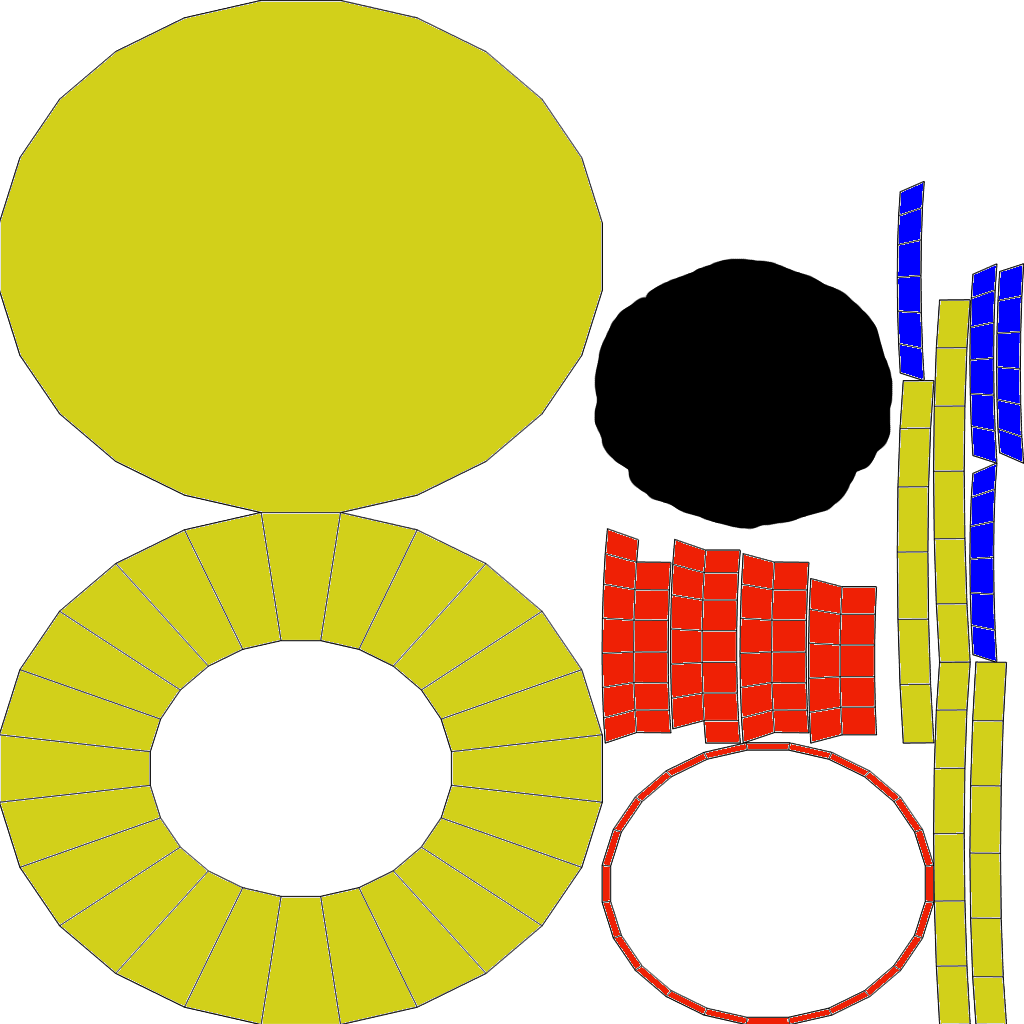
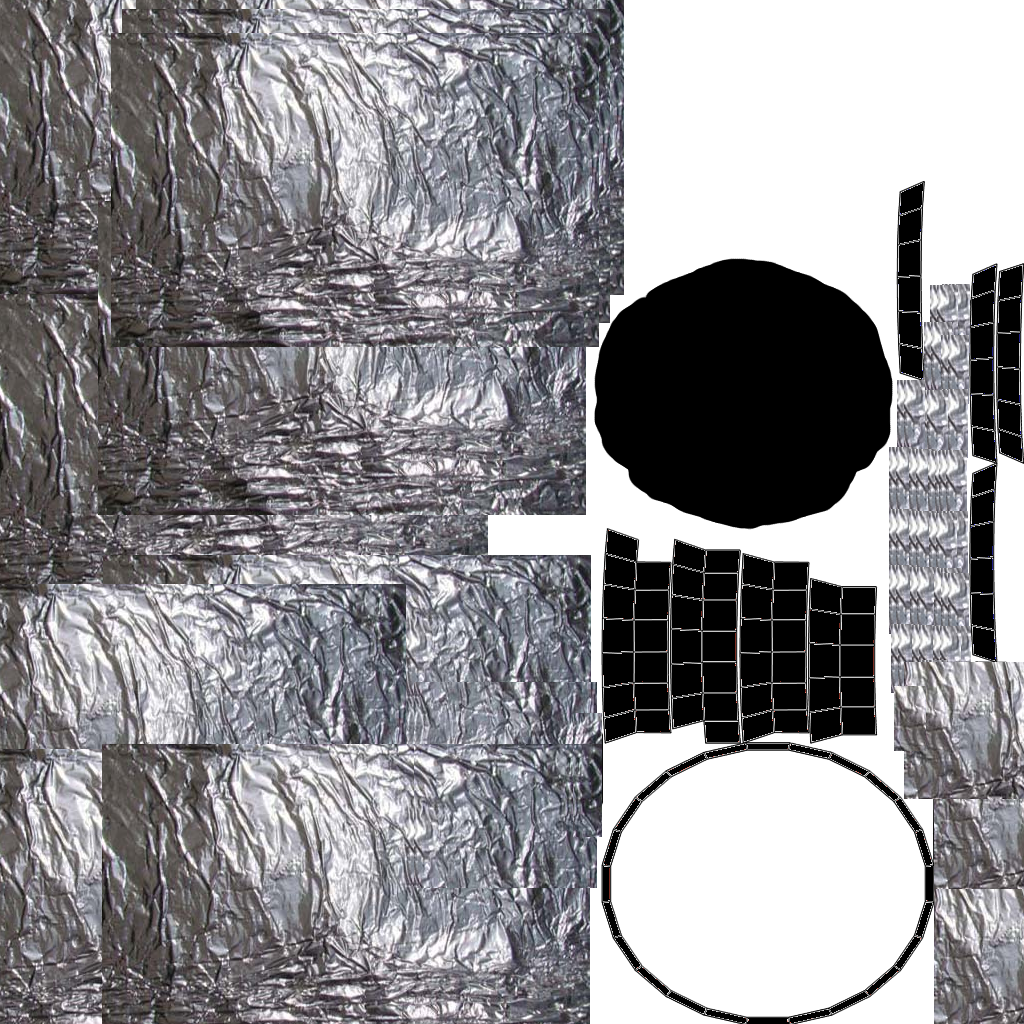
Revision of a layered 1024px x 1024px image; what changed, layer by layer:
painted on "basicsatbusengine.png copy" over [0, 0, 1024, 1024]
